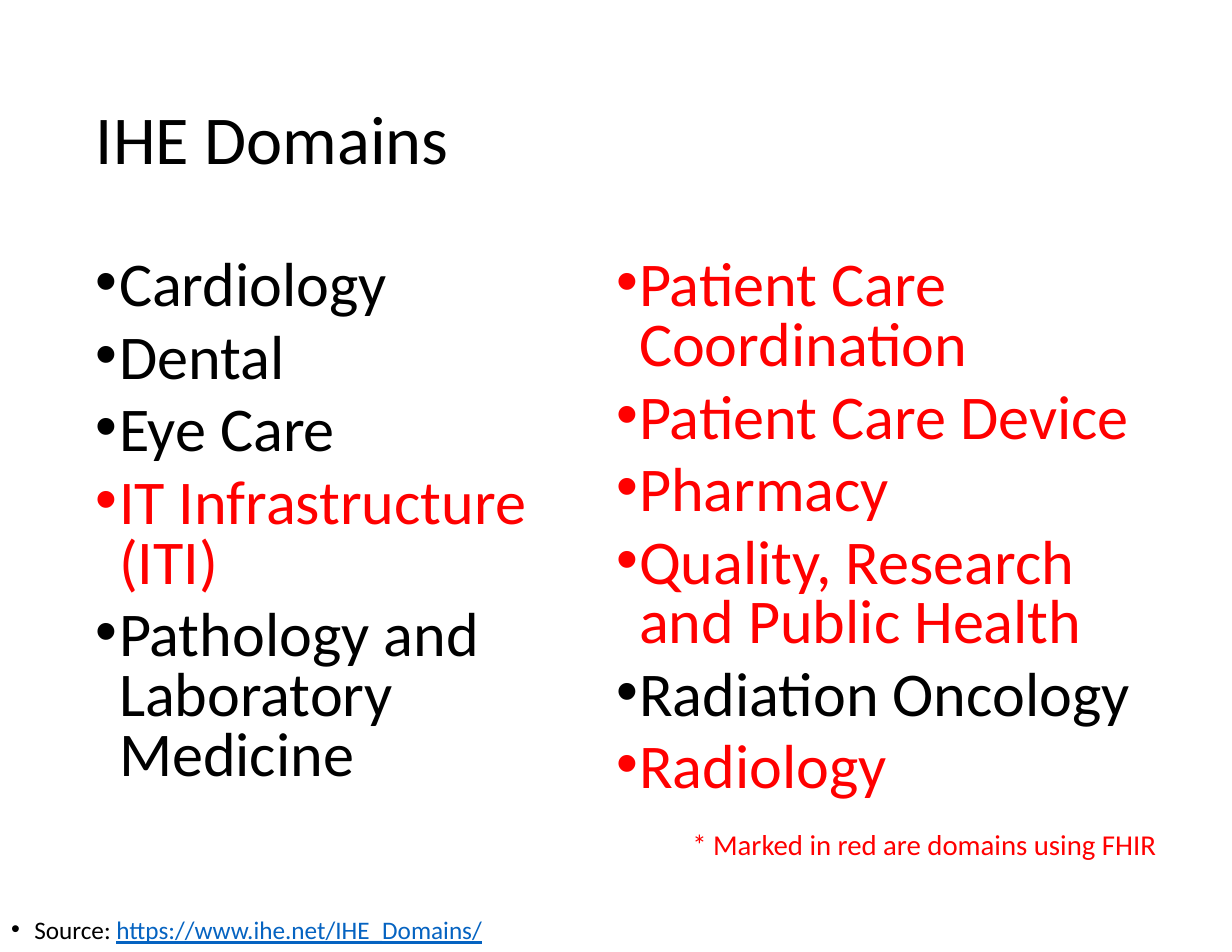
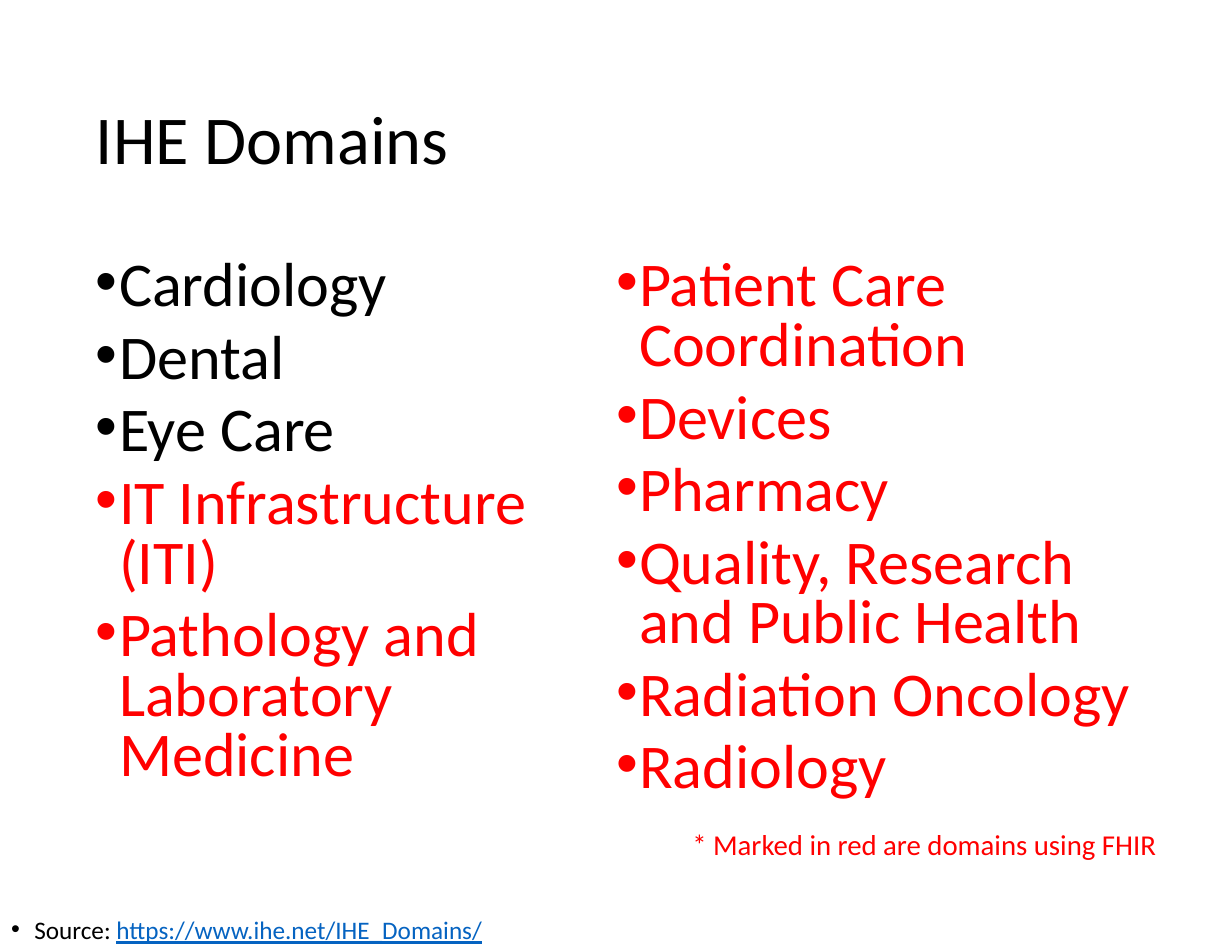
Before and after one commit to IHE/IT-Infrastructure, a slide deck: slide 3 of Presentations/IHE-FHIR-Brief.pptx. Drawn at 1232x952 pixels with LibreOffice and Linux fonts; fonts in the diff are those of the drawing. Boxes give left, top, right and bottom in pixels: in the first picture for what was removed or moved away, otherwise in the second. Text is boxed around its words. In the diff, an @@ line names an element or a change of style, - is before the commit and + after.

```diff
--- a/Presentations/IHE-FHIR-Brief.pptx
+++ b/Presentations/IHE-FHIR-Brief.pptx
@@ text at [639,396,832,440]: text changed @@
-• Patient Care Device
+• Devices
@@ text at [119,612,1130,777]: text colour #000000 to #FF0000 in "Pathology and Laboratory Medicine", "Radiation Oncology" @@
```
Also in this commit, not shown: 8 other slides changed, 2 slides added.
